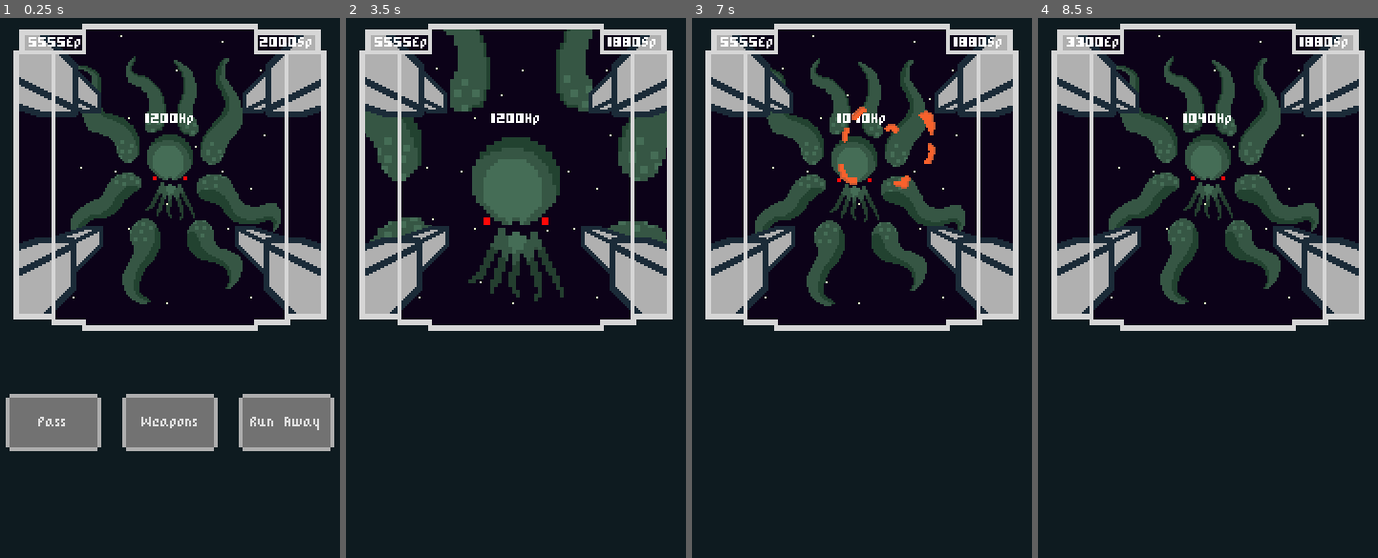
Above: before the commit, frames 1-4 (left to right).
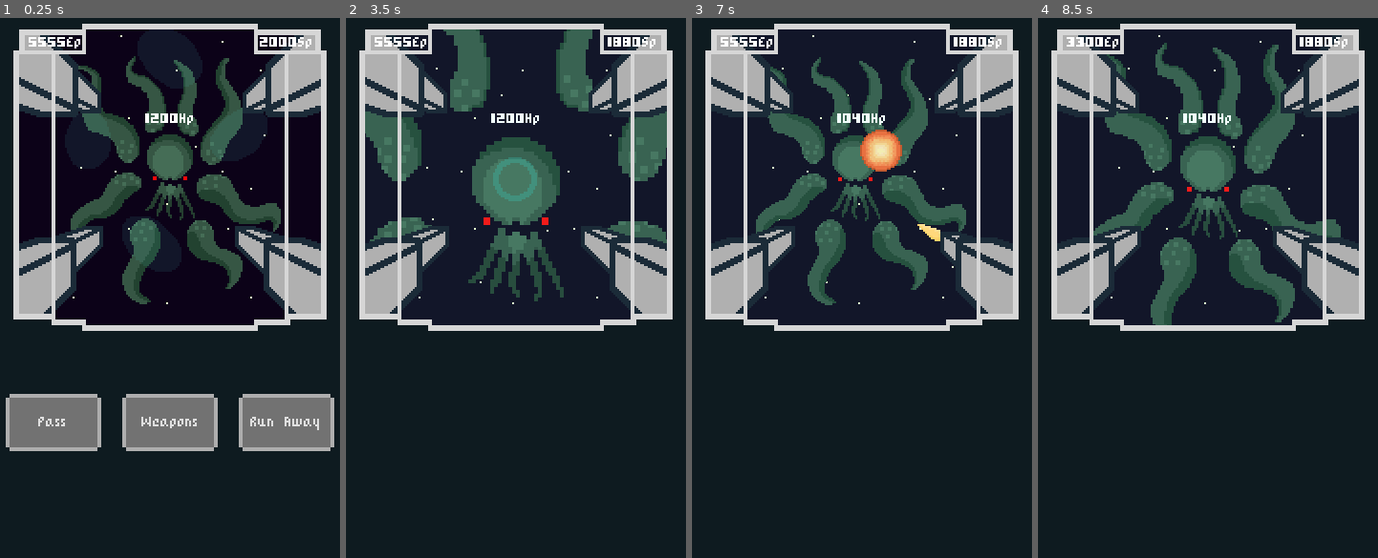
Above: after the commit, the same moments.

Repository: Razzf/SpaceRpg
Game: Godot game, scene res://Scenes/Battle.tscn
Two runs of this game, one before a commit and one after it. Both use one fixed random seed, a clock stepped at 60 frames per second and the inputs below. The project has no main scene, so this scene is started directly.
Inputs (mouse positions are in pixels of both pictures, inside the frame that each line leads up to):
- Up to frame 1 (0.25 s): no input
- Up to frame 2 (3.5 s): click "Pass" at 0.5 s; tap Enter at 2 s
- Up to frame 3 (7 s): click "Weapons" at 4.25 s; click (974, 396) at 5 s; click "Ok" at 5.75 s; click (974, 520) at 6.5 s
- Up to frame 4 (8.5 s): no input

The runs differ from the first frame. In frame 2, 0.4% of the frame differs, in the area x 43-57%, y 25-34%; in frame 3, 3.0%; in frame 4, 8.9%, in the area x 16-90%, y 4-57%.

Commit message:
shield anims added

Diff:
--- a/Scenes/ShootingScenes/Explosive Shot.tscn
+++ b/Scenes/ShootingScenes/Explosive Shot.tscn
@@ -6,14 +6,13 @@
 
 [node name="Explosive Shot" instance=ExtResource( 2 )]
 script = ExtResource( 1 )
-max_explosions = 6
-spawn_range_x = 4.945
-spawn_range_y = 4.945
+max_explosions = 5
+spawn_range_x = 3.428
+spawn_range_y = 2.286
 
 [node name="animExplosion" parent="." index="0"]
 playback_speed = 6.7
 
 [node name="Sprite" parent="." index="1"]
-self_modulate = Color( 1, 1, 1, 1 )
 texture = ExtResource( 3 )
-frame = 5
+frame = 0
--- a/Scenes/SpaceShip.tscn
+++ b/Scenes/SpaceShip.tscn
@@ -1,13 +1,57 @@
-[gd_scene load_steps=7 format=2]
+[gd_scene load_steps=11 format=2]
 
 [ext_resource path="res://Scripts/SpaceShip.gd" type="Script" id=1]
 [ext_resource path="res://Scripts/StatsContainer.gd" type="Script" id=2]
 [ext_resource path="res://Scripts/Weapon.gd" type="Script" id=3]
 [ext_resource path="res://Resources/Fonts/PixelFont.tres" type="DynamicFont" id=4]
 [ext_resource path="res://Img Resources/Frames Images/shipattack frames.png" type="Texture" id=5]
+[ext_resource path="res://Img Resources/Frames Images/shieldappear.png" type="Texture" id=6]
+[ext_resource path="res://Img Resources/Frames Images/shield_hitted.png" type="Texture" id=7]
 
 [sub_resource type="Animation" id=1]
-resource_name = "attack"
+resource_name = "Shield appear"
+length = 1.9
+tracks/0/type = "value"
+tracks/0/path = NodePath("ShieldBarrier:frame")
+tracks/0/interp = 1
+tracks/0/loop_wrap = true
+tracks/0/imported = false
+tracks/0/enabled = true
+tracks/0/keys = {
+"times": PoolRealArray( 0, 0.2, 0.4, 0.6, 0.8, 1, 1.2, 1.4, 1.6, 1.8 ),
+"transitions": PoolRealArray( 1, 1, 1, 1, 1, 1, 1, 1, 1, 1 ),
+"update": 1,
+"values": [ 0, 1, 2, 3, 4, 5, 6, 7, 8, 9 ]
+}
+
+[sub_resource type="Animation" id=2]
+length = 0.7
+tracks/0/type = "value"
+tracks/0/path = NodePath("Sprite:frame")
+tracks/0/interp = 1
+tracks/0/loop_wrap = true
+tracks/0/imported = false
+tracks/0/enabled = true
+tracks/0/keys = {
+"times": PoolRealArray( 0, 0.1, 0.2, 0.3, 0.4, 0.5, 0.6 ),
+"transitions": PoolRealArray( 1, 1, 1, 1, 1, 1, 1 ),
+"update": 1,
+"values": [ 0, 1, 2, 3, 4, 5, 6 ]
+}
+tracks/1/type = "value"
+tracks/1/path = NodePath("Sprite:self_modulate")
+tracks/1/interp = 1
+tracks/1/loop_wrap = true
+tracks/1/imported = false
+tracks/1/enabled = true
+tracks/1/keys = {
+"times": PoolRealArray( 0, 0.5, 0.7 ),
+"transitions": PoolRealArray( 1, 1, 1 ),
+"update": 0,
+"values": [ Color( 1, 1, 1, 0.180392 ), Color( 1, 1, 1, 0.180392 ), Color( 1, 1, 1, 0 ) ]
+}
+
+[sub_resource type="Animation" id=3]
 length = 0.8
 tracks/0/type = "value"
 tracks/0/path = NodePath("ShipWindow:frame")
@@ -24,6 +68,12 @@
 
 [node name="SpaceShip" type="Node2D"]
 script = ExtResource( 1 )
+
+[node name="ShieldBarrier" type="Sprite" parent="."]
+self_modulate = Color( 1, 1, 1, 0.0784314 )
+position = Vector2( 90, 160 )
+texture = ExtResource( 6 )
+hframes = 10
 
 [node name="ShipWindow" type="Sprite" parent="."]
 position = Vector2( 90, 160 )
@@ -83,7 +133,16 @@
 valign = 1
 
 [node name="AnimationPlayer" type="AnimationPlayer" parent="."]
-playback_speed = 3.8
-anims/attack = SubResource( 1 )
+playback_speed = 3.6
+"anims/Shield appear" = SubResource( 1 )
+anims/Shield_Hitted = SubResource( 2 )
+anims/attack = SubResource( 3 )
+
+[node name="Sprite" type="Sprite" parent="."]
+self_modulate = Color( 1, 1, 1, 0.180392 )
+position = Vector2( 90, 112 )
+texture = ExtResource( 7 )
+hframes = 7
+frame = 5
 [connection signal="Energy_Changed" from="." to="StatsContainer" method="_on_SpaceShip_Energy_Changed"]
 [connection signal="Shield_Changed" from="." to="StatsContainer" method="_on_SpaceShip_Shield_Changed"]
--- a/Scripts/Enemy.gd
+++ b/Scripts/Enemy.gd
@@ -19,12 +19,16 @@
 	return hp <= 0
 
 func attack() -> void:
+	battle_units.SpaceShip.shield_hitted_sprites.self_modulate = Color(0,0,0,0)
+	battle_units.SpaceShip.shield_hitted_sprites.show()
+
 	animation.play("Attack")
 	yield(animation,"animation_finished")
 	emit_signal("enemy_atacked")
 
 func deal_damage() -> void:
 	battle_units.SpaceShip.shield -= damage
+	battle_units.SpaceShip.animation.play("Shield_Hitted")
 
 func take_damage(amount) -> void:
 	self.hp -= amount
--- a/Scripts/SpaceShip.gd
+++ b/Scripts/SpaceShip.gd
@@ -2,6 +2,7 @@
 
 const battle_units = preload("res://Resources/ScriptableClasses/BattleUnits.tres")
 onready var animation : AnimationPlayer = $AnimationPlayer
+onready var shield_hitted_sprites : Sprite = $Sprite
 var max_shield = 2000
 var shield = max_shield setget setShield
 
@@ -58,6 +59,9 @@
 		emit_signal("weapon_used")
 
 func _ready():
+	shield_hitted_sprites.hide()
+
+	animation.play("Shield appear")
 	update_equipped_weapon(0)
 	battle_units.SpaceShip = self
 
Binary file added: Img Resources/Frames Images/shield_hitted.png
Not shown, added: Img Resources/Frames Images/shield_hitted.png.import
Binary file added: Img Resources/Frames Images/shieldappear.png
Not shown, added: Img Resources/Frames Images/shieldappear.png.import
Binary file added: Img Resources/ShieldBarrier.png
Not shown, added: Img Resources/ShieldBarrier.png.import
